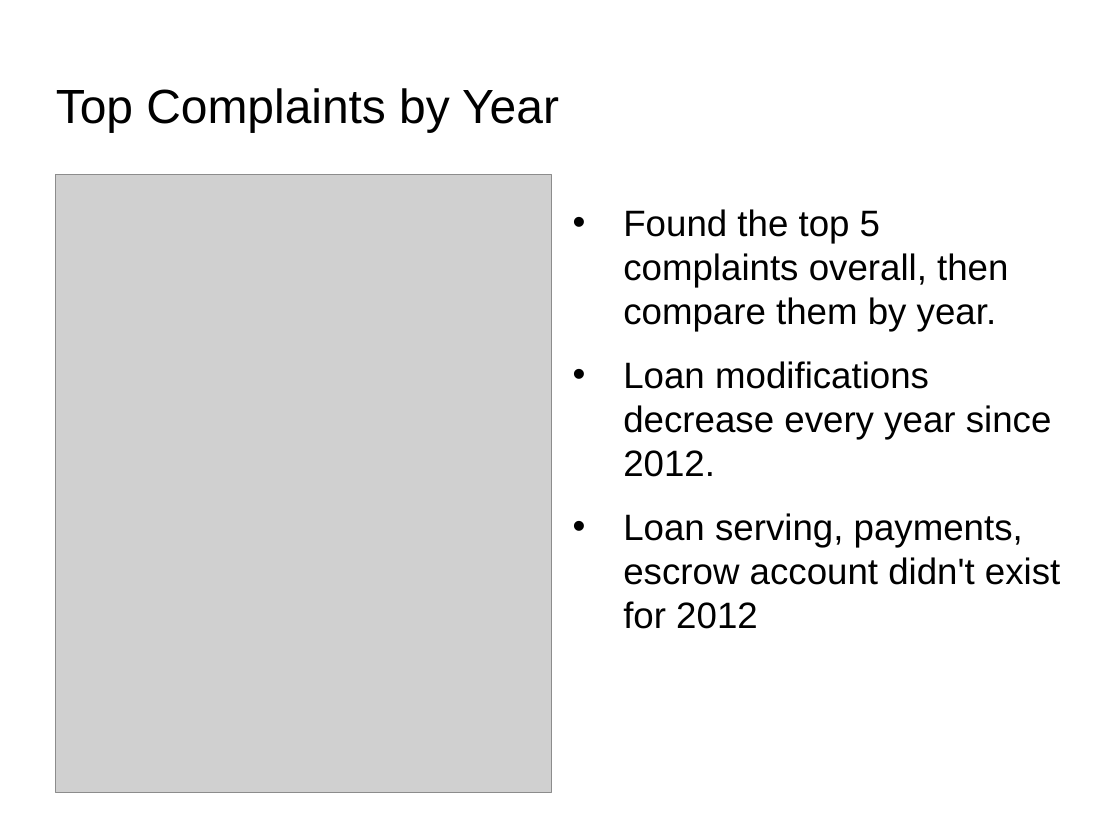
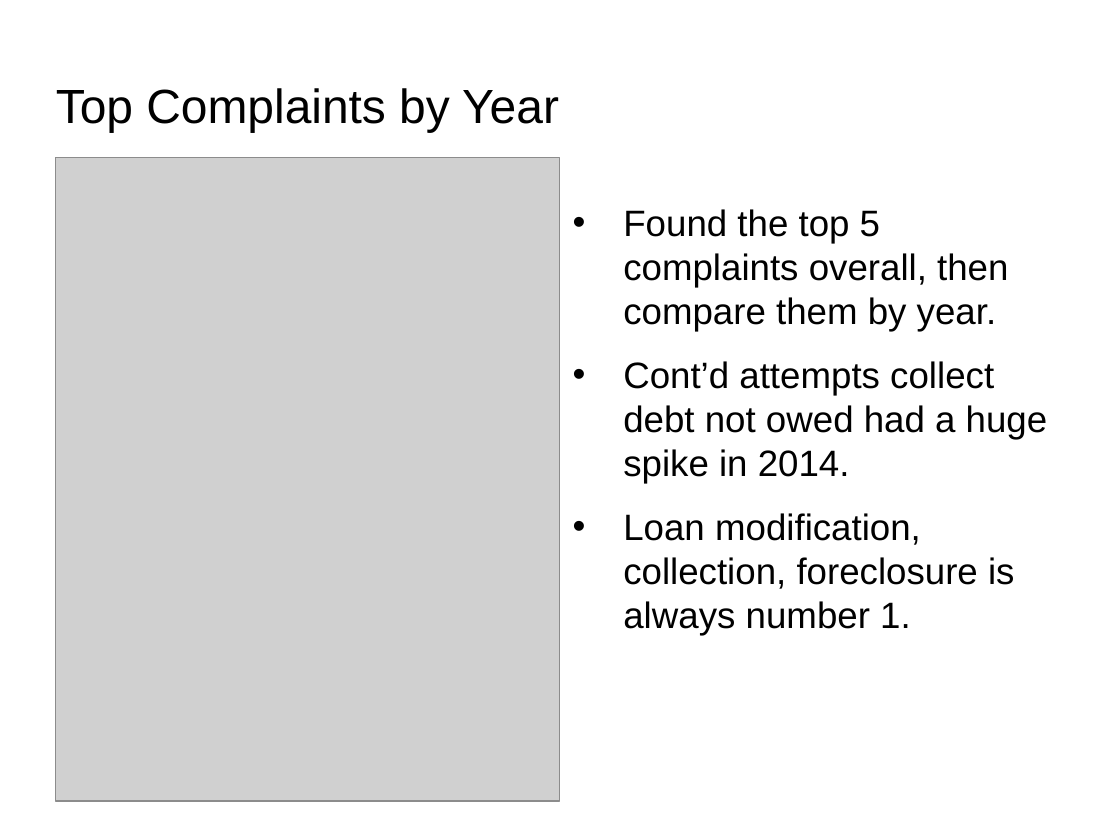
Before and after one commit to tawrahim/PCP_Final_Project, a slide deck: slide 14 of presentation.ppt. Drawn at 1120x840 pixels with LibreOffice and Linux fonts; fonts in the diff are those of the drawing; grey boxes stand for pictures; background and template pictures are left out. Boxes give left, top, right and bottom in pixels: in the first picture for what was removed or moved away, otherwise in the second. Text is boxed around its words. In the diff, an @@ line names an element or a change of style, - is before the commit and + after.

Commit message:
Fixed the complaints by year graph.
Fixed the complaints by year to have the same colors per complaint for
each year.

```diff
--- a/presentation.ppt
+++ b/presentation.ppt
@@ picture: place and size @@
-picture at (56, 175, 552, 793)
+picture at (56, 158, 560, 801)
@@ text at (623, 361, 1048, 635): text changed @@
-• Loan modifications decrease every year since 2012.
-• Loan serving, payments, escrow account didn't exist for 2012
+• Cont’d attempts collect debt not owed had a huge spike in 2014.
+• Loan modification, collection, foreclosure is always number 1.
```
Also in this commit, not shown: 2 other files.
